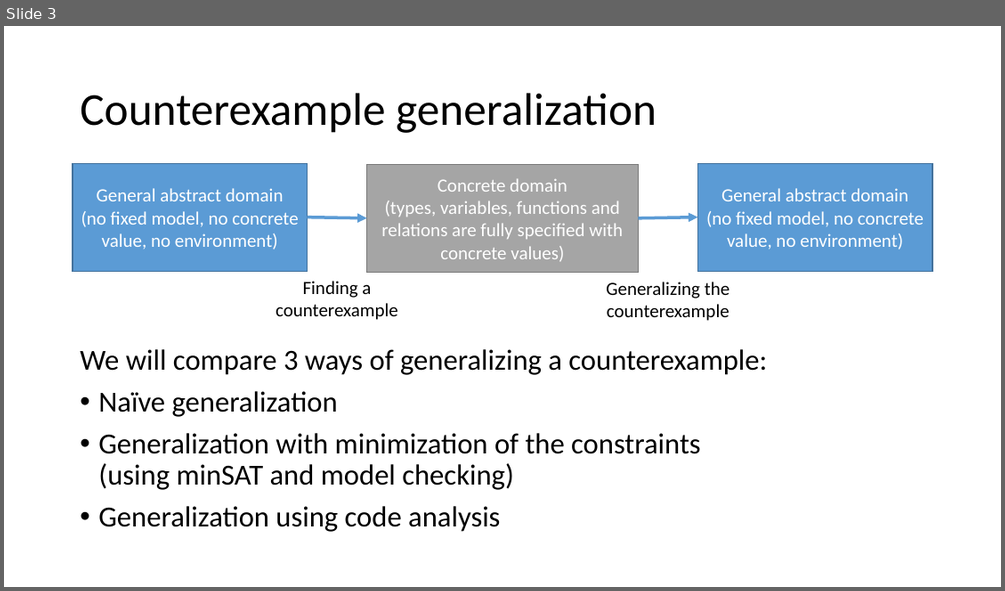
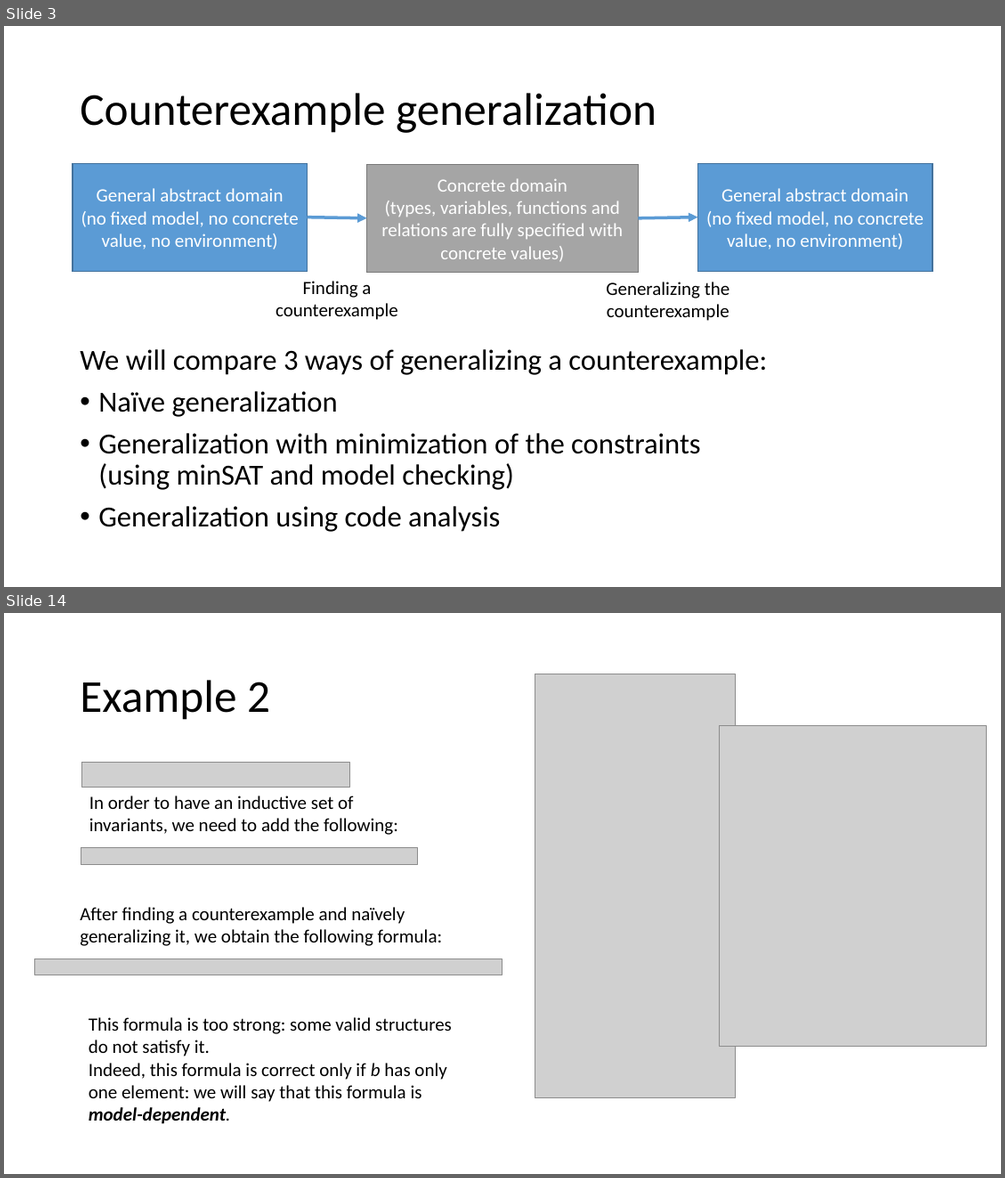
Before and after one commit to tjhance/ivy-research, a slide deck: invariant_synthesis/Invariant Synthesis.pptx. Shown one above the other, each under a label of ours: slide 3 before the commit, slides 3 and 14 after it; the slides between them are not shown. The pictures are 1005x591 and 1005x1178 pixels, drawn with LibreOffice and Linux fonts; fonts in the diff are those of the drawing; grey boxes stand for pictures. Boxes give left, top, right and bottom in pixels: in the first picture for what was removed or moved away, otherwise in the second. Text is boxed around its words. In the diff, an @@ line names an element or a change of style, - is before the commit and + after.

```diff
--- a/invariant_synthesis/Invariant Synthesis.pptx
+++ b/invariant_synthesis/Invariant Synthesis.pptx
@@ slide 14 added at (4, 613, 1001, 1174), background #FFFFFF @@
@@ title added at (80, 680, 270, 720), 44 pt, text #000000 @@
+Example 2
@@ picture added at (535, 674, 736, 1098) @@
@@ picture added at (719, 725, 987, 1046) @@
@@ picture added at (81, 762, 349, 787) @@
@@ text added at (89, 795, 398, 835), 18 pt, text #000000 @@
+In order to have an inductive set of invariants, we need to add the following:
@@ picture added at (81, 848, 418, 864) @@
@@ text added at (80, 907, 443, 946), 18 pt, text #000000 @@
+After finding a counterexample and naïvely generalizing it, we obtain the following formula:
@@ picture added at (34, 959, 502, 975) @@
@@ text added at (89, 1017, 452, 1124), 18 pt, text #000000 @@
+This formula is too strong: some valid structures do not satisfy it.
+Indeed, this formula is correct only if b has only one element: we will say that this formula is model-dependent.
```
Also in this commit, not shown: 3 slides changed, 12 other slides added, 4 slides removed, 2 other files.
